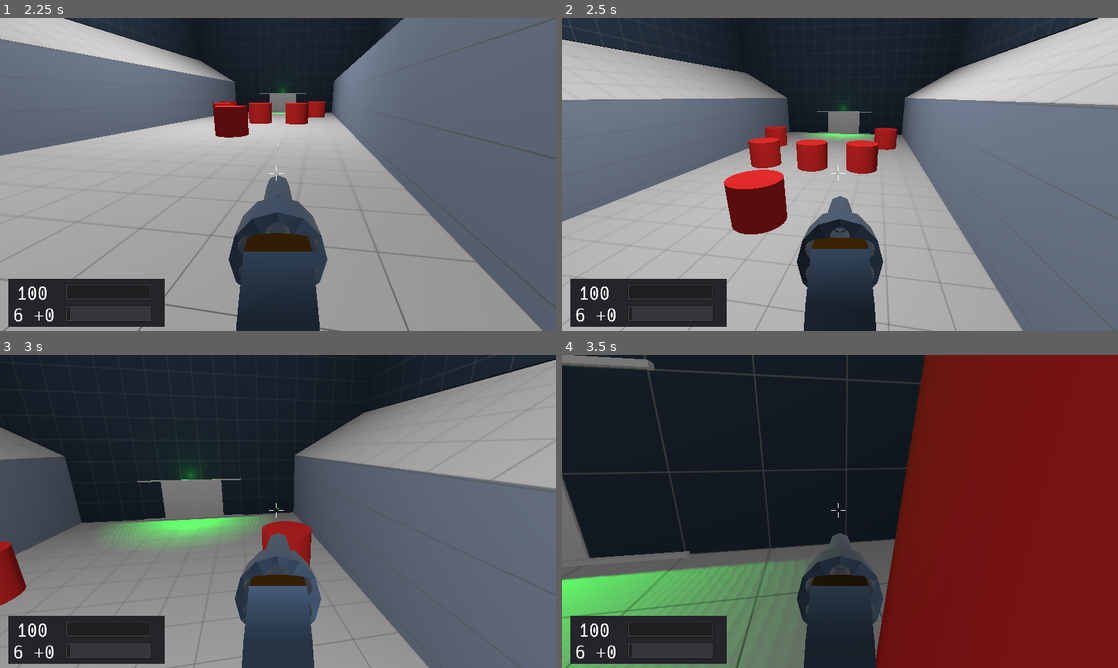
Above: before the commit, frames 1-4 (two rows, left to right).
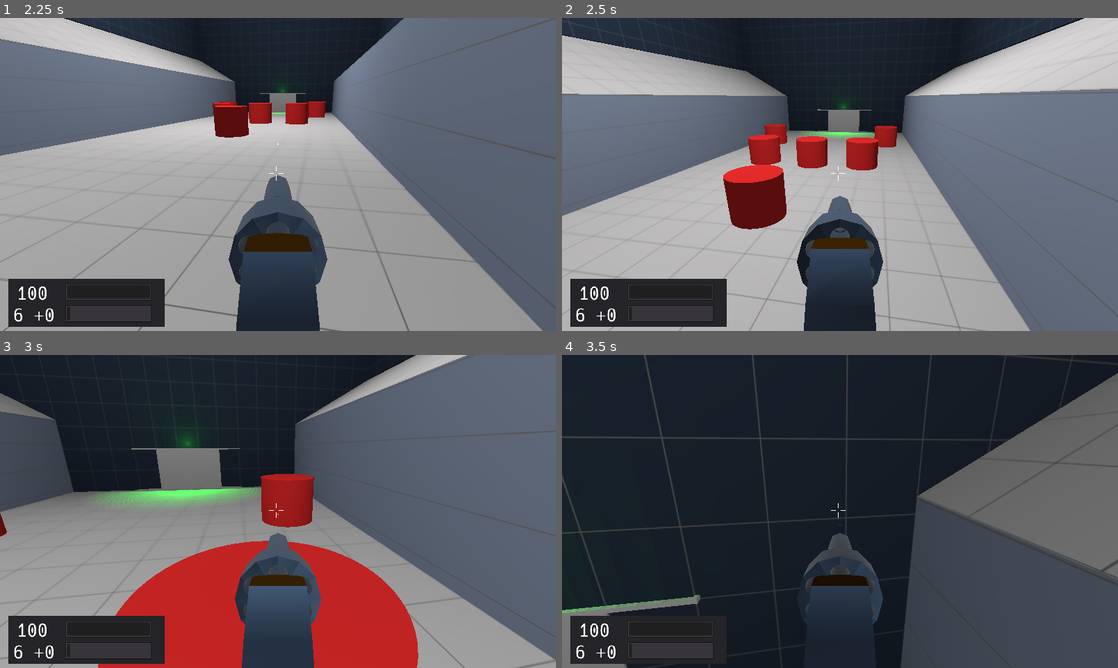
Above: after the commit, the same moments.

Repository: duckinator/keress
Game: Godot game, scene res://menus/MainMenu.tscn
Two runs of this game, one before a commit and one after it. Both use one fixed random seed, a clock stepped at 60 frames per second and the inputs below.
Inputs (mouse positions are in pixels of both pictures, inside the frame that each line leads up to):
- Up to frame 1 (2.25 s): click "New Game" at 0.5 s; tap Enter (ui_accept) at 1.25 s; move the mouse to (305, 174) at 1.27 s; hold Space (movement_jump) 1.28-2.03 s; hold W (movement_forward) from 1.28 s (still down); move the mouse to (250, 174) at 2.02 s; click (250, 174) at 2.1 s
- Up to frame 2 (2.5 s): keep holding W (movement_forward); tap Space (movement_jump) at 2.27, 2.3 s
- Up to frame 3 (3 s): keep holding W (movement_forward); tap Space (movement_jump) at 2.57 s; move the mouse to (289, 505) at 2.77 s; hold Right mouse button (action_secondary) from 2.78 s (still down)
- Up to frame 4 (3.5 s): keep holding W (movement_forward); keep holding Right mouse button (action_secondary); tap Space (movement_jump) at 3.05 s

Frame 1 is identical in both runs. In frame 2, 5.7% of the frame differs, in the area x 0-100%, y 0-100%; in frame 3, 50%; in frame 4, 54%.

Commit message:
Add more controlled jumps; still needs tweaking, though.

Diff:
--- a/src/player/Player.gd
+++ b/src/player/Player.gd
@@ -1,7 +1,10 @@
 extends KinematicBody
 
 var fall_damage_enabled = false
-const WALL_RUN_MULTIPLIER = 0.75
+const WALL_RUN_MULTIPLIER = 0.9
+
+const FALL_MULTIPLIER = 1.0
+const LOW_JUMP_MULTIPLIER = 1.5
 
 
 const MASS = 100
@@ -179,6 +182,11 @@
 	dir = dir.normalized()
 
 	vel += Vector3(delta * gravity.x, delta * gravity.y, delta * gravity.z)
+
+	if vel.y < 0:
+		vel += Vector3.UP * gravity.y * (FALL_MULTIPLIER - 1) * delta
+	elif (vel.y > 0) and not Input.is_action_pressed("movement_jump"):
+		vel += Vector3.UP * gravity.y * (LOW_JUMP_MULTIPLIER - 1) * delta
 
 	if is_on_wall() and vel.y < 0:
 		vel.y *= WALL_RUN_MULTIPLIER
